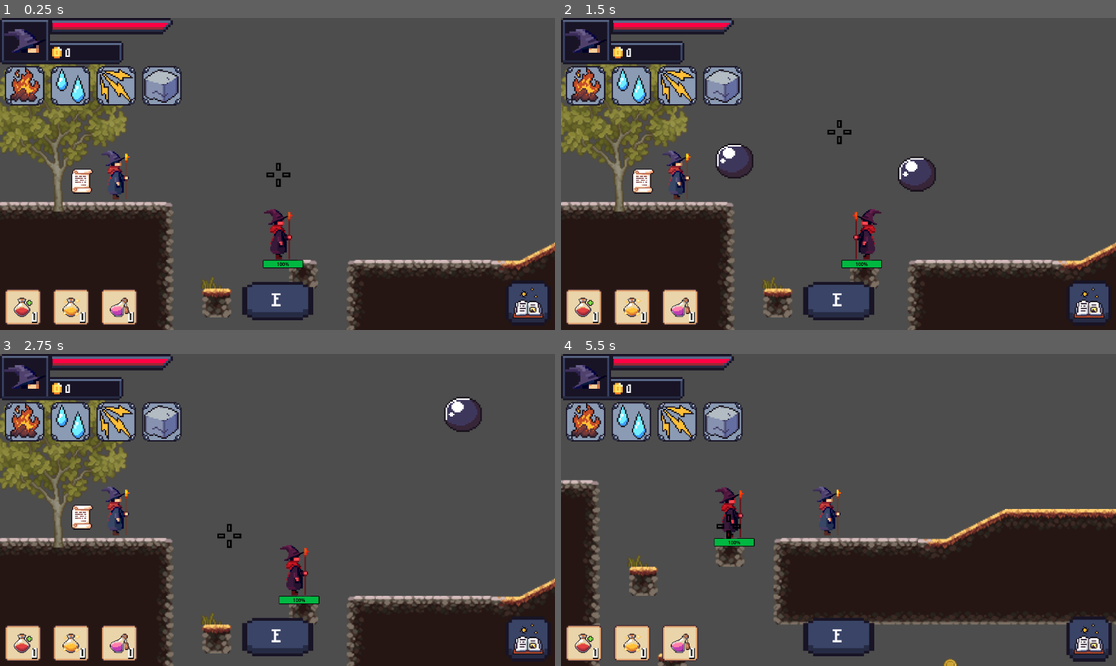
Above: before the commit, frames 1-4 (two rows, left to right).
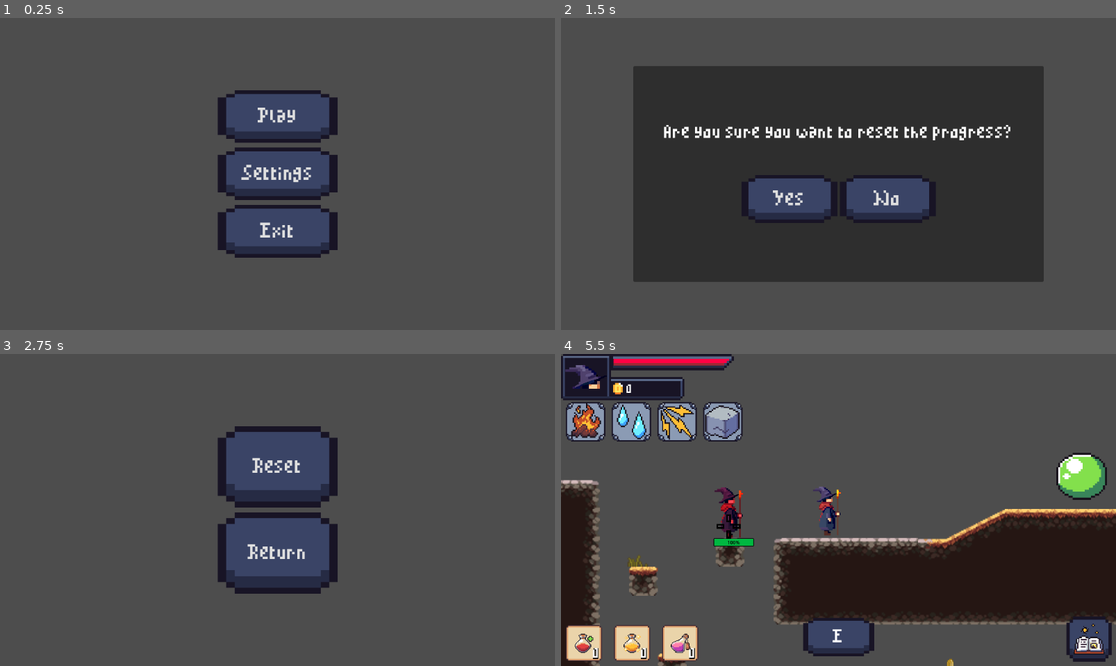
Above: after the commit, the same moments.

Repository: KyattPL/krolestwo-chorona
Game: Godot game, scene res://Scenes/MainMenu/main_menu.tscn
Same seed, same stepped clock (60 frames per second), same inputs: the game is played once before the commit and once after it. Before the commit the project starts from res://Scenes/Level1/level_1.tscn.
Inputs (mouse positions are in pixels of both pictures, inside the frame that each line leads up to):
- Up to frame 1 (0.25 s): no input
- Up to frame 2 (1.5 s): click (838, 174) at 0.5 s, where only the run after the commit has a clickable "Settings"; click (838, 130) at 1.25 s, where only the run after the commit has a clickable "Reset"
- Up to frame 3 (2.75 s): click (227, 534) at 2 s, where only the run after the commit has a clickable "Yes"
- Up to frame 4 (5.5 s): click (838, 553) at 2.75 s, where only the run after the commit has a clickable "Return"; click (838, 453) at 3.5 s, where only the run after the commit has a clickable "Play"; tap Enter (confirm) at 4.25, 4.35, 5.3 s; move the mouse to (960, 494) at 4.27 s; hold Right (move_right) from 4.28 s (still down); tap Space (jump) at 4.52, 5.27 s; tap E (interact) at 4.55, 5.1 s; move the mouse to (727, 525) at 5.02 s

The runs differ from the first frame. In frame 1, 44% of the frame differs, in the area x 0-100%, y 0-100%; in frame 2, 73%; in frame 3, 45%; in frame 4, 1.3%.

Commit message:
Added main menu and game saving/loading

Diff:
--- /dev/null
+++ b/Scenes/ExitDoor/exit_door.gd
@@ -0,0 +1,35 @@
+extends Node2D
+
+
+var isPlayerOn: bool = false
+
+func _process(delta):
+	if Input.is_action_just_pressed("interact") and isPlayerOn:
+		var playerNode = get_node("../PlayerRoot/Player")
+		var lvlNumber = int(get_tree().current_scene.name.right(1)) + 1
+		var saveDict = {
+			"gameLvl": lvlNumber,
+			"coins": playerNode.coins,
+			"healthPotions": playerNode.healthPotions,
+			"speedPotions": playerNode.speedPotions,
+			"cooldownPotions": playerNode.cooldownPotions,
+			"skillPoints": playerNode.skillPoints,
+			"fireLvl": playerNode.fireLvl,
+			"waterLvl": playerNode.waterLvl,
+			"lightningLvl": playerNode.lightningLvl,
+			"earthLvl": playerNode.earthLvl,
+		}
+		var saveGame = FileAccess.open("user://savegame.save", FileAccess.WRITE)
+		saveGame.store_line(JSON.stringify(saveDict))
+		get_tree().change_scene_to_file("res://Scenes/Level" + str(lvlNumber)
+			+ "/level_" + str(lvlNumber) + ".tscn")
+
+func _on_area_2d_body_entered(body):
+	if is_instance_of(body, CharacterBody2D):
+		$ActionTooltip.visible = true
+		isPlayerOn = true
+
+func _on_area_2d_body_exited(body):
+	if is_instance_of(body, CharacterBody2D):
+		$ActionTooltip.visible = false
+		isPlayerOn = false
--- /dev/null
+++ b/Scenes/ExitDoor/exit_door.tscn
@@ -0,0 +1,28 @@
+[gd_scene load_steps=5 format=3 uid="uid://c3aexp56nb5oo"]
+
+[ext_resource type="Script" path="res://Scenes/ExitDoor/exit_door.gd" id="1_plocn"]
+[ext_resource type="PackedScene" uid="uid://7l1x2iutuecr" path="res://Scenes/UI/ActionTooltip/action_tooltip.tscn" id="1_up77x"]
+[ext_resource type="Texture2D" uid="uid://76aj6o6huipu" path="res://Assets/bullets/earthSpell.png" id="2_nra60"]
+
+[sub_resource type="RectangleShape2D" id="RectangleShape2D_ium5p"]
+size = Vector2(44, 83)
+
+[node name="ExitDoor" type="Node2D"]
+script = ExtResource("1_plocn")
+
+[node name="ActionTooltip" parent="." instance=ExtResource("1_up77x")]
+visible = false
+
+[node name="Sprite2D" type="Sprite2D" parent="."]
+z_index = -1
+scale = Vector2(0.164063, 0.164063)
+texture = ExtResource("2_nra60")
+
+[node name="Area2D" type="Area2D" parent="."]
+
+[node name="CollisionShape2D" type="CollisionShape2D" parent="Area2D"]
+position = Vector2(0, -19)
+shape = SubResource("RectangleShape2D_ium5p")
+
+[connection signal="body_entered" from="Area2D" to="." method="_on_area_2d_body_entered"]
+[connection signal="body_exited" from="Area2D" to="." method="_on_area_2d_body_exited"]
--- a/Scenes/Level1/level_1.tscn
+++ b/Scenes/Level1/level_1.tscn
@@ -1,5 +1,6 @@
-[gd_scene load_steps=12 format=3 uid="uid://bdo8hqse5vrkg"]
-
+[gd_scene load_steps=14 format=3 uid="uid://bdo8hqse5vrkg"]
+
+[ext_resource type="Script" path="res://Scripts/load_save.gd" id="1_3n01d"]
 [ext_resource type="Texture2D" uid="uid://fjlvere58nyg" path="res://Assets/tiles/oak_wood/oak_woods_tileset.png" id="1_5s8ed"]
 [ext_resource type="PackedScene" uid="uid://bvnvm63w85654" path="res://Scenes/Coin/coin.tscn" id="2_y2nvd"]
 [ext_resource type="PackedScene" uid="uid://5kd2hrg6rd08" path="res://Scenes/Player/player.tscn" id="3_dj0wq"]
@@ -7,6 +8,7 @@
 [ext_resource type="PackedScene" uid="uid://cdni5b3n7ui7n" path="res://Scenes/Enemy/enemy.tscn" id="6_0uk0x"]
 [ext_resource type="PackedScene" uid="uid://cpymtgbwlju1m" path="res://Scenes/Shop/shop.tscn" id="7_duunm"]
 [ext_resource type="PackedScene" uid="uid://ct6d68mkwg2bq" path="res://Scenes/Scroll/scroll.tscn" id="7_uc64q"]
+[ext_resource type="PackedScene" uid="uid://c3aexp56nb5oo" path="res://Scenes/ExitDoor/exit_door.tscn" id="8_83dra"]
 
 [sub_resource type="TileSetAtlasSource" id="TileSetAtlasSource_8fxjx"]
 texture = ExtResource("1_5s8ed")
@@ -1472,6 +1474,7 @@
 
 [node name="Level1" type="Node2D"]
 position = Vector2(1440, 20)
+script = ExtResource("1_3n01d")
 
 [node name="TileMap" type="TileMap" parent="."]
 tile_set = SubResource("TileSet_jdbc6")
@@ -1517,10 +1520,6 @@
 position = Vector2(-1355, 73)
 scale = Vector2(0.25, 0.25)
 
-[node name="Node" type="Node" parent="."]
-
-[node name="Node2" type="Node" parent="."]
-
 [node name="Scroll" parent="." instance=ExtResource("7_uc64q")]
 position = Vector2(-1372, 103)
 scale = Vector2(0.0799975, 0.0799975)
@@ -1528,6 +1527,9 @@
 [node name="Shop" parent="." instance=ExtResource("7_duunm")]
 position = Vector2(-539, 93)
 scale = Vector2(0.479998, 0.479998)
+
+[node name="ExitDoor" parent="." instance=ExtResource("8_83dra")]
+position = Vector2(-896, 117)
 
 [connection signal="pause_game" from="Scroll" to="PlayerRoot" method="_on_scroll_pause_game"]
 [connection signal="resume_game" from="Scroll" to="PlayerRoot" method="_on_scroll_resume_game"]
--- /dev/null
+++ b/Scenes/Level2/level_2.tscn
@@ -0,0 +1,9 @@
+[gd_scene load_steps=3 format=3 uid="uid://mv0de3g2jq0u"]
+
+[ext_resource type="Script" path="res://Scripts/load_save.gd" id="1_4wne8"]
+[ext_resource type="PackedScene" uid="uid://5kd2hrg6rd08" path="res://Scenes/Player/player.tscn" id="2_liq2e"]
+
+[node name="Level2" type="Node2D"]
+script = ExtResource("1_4wne8")
+
+[node name="PlayerRoot" parent="." instance=ExtResource("2_liq2e")]
--- /dev/null
+++ b/Scenes/MainMenu/main_menu.gd
@@ -0,0 +1,42 @@
+extends Control
+
+
+func _on_play_button_pressed():
+	if not FileAccess.file_exists("user://savegame.save"):
+		get_tree().change_scene_to_file("res://Scenes/Level1/level_1.tscn")
+	else:
+		var restoredSave = FileAccess.open("user://savegame.save", FileAccess.READ)
+		var jsonData = restoredSave.get_line()
+		var json = JSON.new()
+		var parsedJson = json.parse(jsonData)
+		if not parsedJson == OK:
+			print("JSON PARSE ERROR: ", json.get_error_message())
+
+		var data = json.get_data()
+		var currentLvl = data['gameLvl']
+		get_tree().change_scene_to_file("res://Scenes/Level" + str(currentLvl)
+			+ "/level_" + str(currentLvl) + ".tscn")
+
+func _on_settings_button_pressed():
+	$MarginButtonsContainer.visible = false
+	$MarginSettingsContainer.visible = true
+
+func _on_exit_button_pressed():
+	get_tree().quit()
+
+func _on_return_button_pressed():
+	$MarginSettingsContainer.visible = false
+	$MarginButtonsContainer.visible = true
+
+func _on_reset_button_pressed():
+	$MarginSettingsContainer.visible = false
+	$MarginResetContainer.visible = true
+
+func _on_reset_cancel_button_pressed():
+	$MarginSettingsContainer.visible = true
+	$MarginResetContainer.visible = false
+
+func _on_reset_confirm_button_pressed():
+	DirAccess.remove_absolute("user://savegame.save")
+	$MarginSettingsContainer.visible = true
+	$MarginResetContainer.visible = false
--- /dev/null
+++ b/Scenes/MainMenu/main_menu.tscn
@@ -0,0 +1,282 @@
+[gd_scene load_steps=33 format=3 uid="uid://sd12hw0ov5xb"]
+
+[ext_resource type="Script" path="res://Scenes/MainMenu/main_menu.gd" id="1_k3mho"]
+[ext_resource type="FontFile" uid="uid://dabu02j6atprm" path="res://Assets/fonts/MinimalPixel v2.ttf" id="1_xr5hq"]
+[ext_resource type="Texture2D" uid="uid://p32xqg05l07s" path="res://Assets/button/button_bg.png" id="2_tglln"]
+[ext_resource type="Texture2D" uid="uid://c7ltuw4cgptp1" path="res://Assets/button/button_pressed.png" id="3_r7gf1"]
+
+[sub_resource type="StyleBoxTexture" id="StyleBoxTexture_cmy3i"]
+texture = ExtResource("2_tglln")
+
+[sub_resource type="StyleBoxTexture" id="StyleBoxTexture_fxk7n"]
+texture = ExtResource("2_tglln")
+modulate_color = Color(0.666667, 0.666667, 0.666667, 1)
+
+[sub_resource type="StyleBoxTexture" id="StyleBoxTexture_ei2we"]
+texture = ExtResource("3_r7gf1")
+
+[sub_resource type="StyleBoxEmpty" id="StyleBoxEmpty_bo8e8"]
+
+[sub_resource type="StyleBoxTexture" id="StyleBoxTexture_kcgdg"]
+texture = ExtResource("2_tglln")
+
+[sub_resource type="StyleBoxTexture" id="StyleBoxTexture_3j16j"]
+texture = ExtResource("2_tglln")
+modulate_color = Color(0.666667, 0.666667, 0.666667, 1)
+
+[sub_resource type="StyleBoxTexture" id="StyleBoxTexture_ylfgx"]
+texture = ExtResource("3_r7gf1")
+
+[sub_resource type="StyleBoxEmpty" id="StyleBoxEmpty_t7lch"]
+
+[sub_resource type="StyleBoxTexture" id="StyleBoxTexture_qd6x7"]
+texture = ExtResource("2_tglln")
+
+[sub_resource type="StyleBoxTexture" id="StyleBoxTexture_1xj14"]
+texture = ExtResource("2_tglln")
+modulate_color = Color(0.666667, 0.666667, 0.666667, 1)
+
+[sub_resource type="StyleBoxTexture" id="StyleBoxTexture_wbii1"]
+texture = ExtResource("3_r7gf1")
+
+[sub_resource type="StyleBoxEmpty" id="StyleBoxEmpty_2yeet"]
+
+[sub_resource type="StyleBoxTexture" id="StyleBoxTexture_eo3vc"]
+texture = ExtResource("2_tglln")
+
+[sub_resource type="StyleBoxTexture" id="StyleBoxTexture_6nnam"]
+texture = ExtResource("2_tglln")
+modulate_color = Color(0.666667, 0.666667, 0.666667, 1)
+
+[sub_resource type="StyleBoxTexture" id="StyleBoxTexture_bdjpa"]
+texture = ExtResource("3_r7gf1")
+
+[sub_resource type="StyleBoxEmpty" id="StyleBoxEmpty_ny1ie"]
+
+[sub_resource type="StyleBoxTexture" id="StyleBoxTexture_6qqo8"]
+texture = ExtResource("2_tglln")
+
+[sub_resource type="StyleBoxTexture" id="StyleBoxTexture_sdpf7"]
+texture = ExtResource("2_tglln")
+modulate_color = Color(0.666667, 0.666667, 0.666667, 1)
+
+[sub_resource type="StyleBoxTexture" id="StyleBoxTexture_y1fjs"]
+texture = ExtResource("3_r7gf1")
+
+[sub_resource type="StyleBoxEmpty" id="StyleBoxEmpty_00jbc"]
+
+[sub_resource type="StyleBoxTexture" id="StyleBoxTexture_ckesf"]
+texture = ExtResource("2_tglln")
+
+[sub_resource type="StyleBoxTexture" id="StyleBoxTexture_6a0xe"]
+texture = ExtResource("2_tglln")
+modulate_color = Color(0.666667, 0.666667, 0.666667, 1)
+
+[sub_resource type="StyleBoxTexture" id="StyleBoxTexture_g6orh"]
+texture = ExtResource("3_r7gf1")
+
+[sub_resource type="StyleBoxEmpty" id="StyleBoxEmpty_h3nqk"]
+
+[sub_resource type="StyleBoxTexture" id="StyleBoxTexture_53inr"]
+texture = ExtResource("2_tglln")
+
+[sub_resource type="StyleBoxTexture" id="StyleBoxTexture_786wa"]
+texture = ExtResource("2_tglln")
+modulate_color = Color(0.666667, 0.666667, 0.666667, 1)
+
+[sub_resource type="StyleBoxTexture" id="StyleBoxTexture_8s5ws"]
+texture = ExtResource("3_r7gf1")
+
+[sub_resource type="StyleBoxEmpty" id="StyleBoxEmpty_udlm2"]
+
+[node name="MainMenu" type="Control"]
+layout_mode = 3
+anchors_preset = 15
+anchor_right = 1.0
+anchor_bottom = 1.0
+grow_horizontal = 2
+grow_vertical = 2
+script = ExtResource("1_k3mho")
+
+[node name="MenuBg" type="TextureRect" parent="."]
+layout_mode = 1
+anchors_preset = 15
+anchor_right = 1.0
+anchor_bottom = 1.0
+grow_horizontal = 2
+grow_vertical = 2
+
+[node name="MarginButtonsContainer" type="MarginContainer" parent="."]
+layout_mode = 1
+anchors_preset = 15
+anchor_right = 1.0
+anchor_bottom = 1.0
+grow_horizontal = 2
+grow_vertical = 2
+theme_override_constants/margin_left = 150
+theme_override_constants/margin_top = 150
+theme_override_constants/margin_right = 150
+theme_override_constants/margin_bottom = 150
+
+[node name="ButtonsContainer" type="VBoxContainer" parent="MarginButtonsContainer"]
+layout_mode = 2
+theme_override_constants/separation = 10
+alignment = 1
+
+[node name="PlayButton" type="Button" parent="MarginButtonsContainer/ButtonsContainer"]
+custom_minimum_size = Vector2(250, 0)
+layout_mode = 2
+size_flags_horizontal = 4
+size_flags_vertical = 3
+focus_mode = 0
+theme_override_fonts/font = ExtResource("1_xr5hq")
+theme_override_font_sizes/font_size = 36
+theme_override_styles/normal = SubResource("StyleBoxTexture_cmy3i")
+theme_override_styles/hover = SubResource("StyleBoxTexture_fxk7n")
+theme_override_styles/pressed = SubResource("StyleBoxTexture_ei2we")
+theme_override_styles/focus = SubResource("StyleBoxEmpty_bo8e8")
+text = "Play"
+
+[node name="SettingsButton" type="Button" parent="MarginButtonsContainer/ButtonsContainer"]
+custom_minimum_size = Vector2(250, 0)
+layout_mode = 2
+size_flags_horizontal = 4
+size_flags_vertical = 3
+focus_mode = 0
+theme_override_fonts/font = ExtResource("1_xr5hq")
+theme_override_font_sizes/font_size = 36
+theme_override_styles/normal = SubResource("StyleBoxTexture_kcgdg")
+theme_override_styles/hover = SubResource("StyleBoxTexture_3j16j")
+theme_override_styles/pressed = SubResource("StyleBoxTexture_ylfgx")
+theme_override_styles/focus = SubResource("StyleBoxEmpty_t7lch")
+text = "Settings"
+
+[node name="ExitButton" type="Button" parent="MarginButtonsContainer/ButtonsContainer"]
+custom_minimum_size = Vector2(250, 0)
+layout_mode = 2
+size_flags_horizontal = 4
+size_flags_vertical = 3
+focus_mode = 0
+theme_override_fonts/font = ExtResource("1_xr5hq")
+theme_override_font_sizes/font_size = 36
+theme_override_styles/normal = SubResource("StyleBoxTexture_qd6x7")
+theme_override_styles/hover = SubResource("StyleBoxTexture_1xj14")
+theme_override_styles/pressed = SubResource("StyleBoxTexture_wbii1")
+theme_override_styles/focus = SubResource("StyleBoxEmpty_2yeet")
+text = "Exit"
+
+[node name="MarginSettingsContainer" type="MarginContainer" parent="."]
+visible = false
+layout_mode = 1
+anchors_preset = 15
+anchor_right = 1.0
+anchor_bottom = 1.0
+grow_horizontal = 2
+grow_vertical = 2
+theme_override_constants/margin_left = 150
+theme_override_constants/margin_top = 150
+theme_override_constants/margin_right = 150
+theme_override_constants/margin_bottom = 150
+
+[node name="SettingsContainer" type="VBoxContainer" parent="MarginSettingsContainer"]
+layout_mode = 2
+theme_override_constants/separation = 10
+alignment = 1
+
+[node name="ResetButton" type="Button" parent="MarginSettingsContainer/SettingsContainer"]
+custom_minimum_size = Vector2(250, 0)
+layout_mode = 2
+size_flags_horizontal = 4
+size_flags_vertical = 3
+focus_mode = 0
+theme_override_fonts/font = ExtResource("1_xr5hq")
+theme_override_font_sizes/font_size = 36
+theme_override_styles/normal = SubResource("StyleBoxTexture_eo3vc")
+theme_override_styles/hover = SubResource("StyleBoxTexture_6nnam")
+theme_override_styles/pressed = SubResource("StyleBoxTexture_bdjpa")
+theme_override_styles/focus = SubResource("StyleBoxEmpty_ny1ie")
+text = "Reset"
+
+[node name="ReturnButton" type="Button" parent="MarginSettingsContainer/SettingsContainer"]
+custom_minimum_size = Vector2(250, 0)
+layout_mode = 2
+size_flags_horizontal = 4
+size_flags_vertical = 3
+focus_mode = 0
+theme_override_fonts/font = ExtResource("1_xr5hq")
+theme_override_font_sizes/font_size = 36
+theme_override_styles/normal = SubResource("StyleBoxTexture_6qqo8")
+theme_override_styles/hover = SubResource("StyleBoxTexture_sdpf7")
+theme_override_styles/pressed = SubResource("StyleBoxTexture_y1fjs")
+theme_override_styles/focus = SubResource("StyleBoxEmpty_00jbc")
+text = "Return"
+
+[node name="MarginResetContainer" type="MarginContainer" parent="."]
+visible = false
+layout_mode = 1
+anchors_preset = 15
+anchor_right = 1.0
+anchor_bottom = 1.0
+grow_horizontal = 2
+grow_vertical = 2
+theme_override_constants/margin_left = 150
+theme_override_constants/margin_top = 100
+theme_override_constants/margin_right = 150
+theme_override_constants/margin_bottom = 100
+
+[node name="ResetProgressPanel" type="Panel" parent="MarginResetContainer"]
+layout_mode = 2
+
+[node name="ResetVerticalContainer" type="VBoxContainer" parent="MarginResetContainer/ResetProgressPanel"]
+layout_mode = 1
+anchors_preset = 15
+anchor_right = 1.0
+anchor_bottom = 1.0
+grow_horizontal = 2
+grow_vertical = 2
+alignment = 1
+
+[node name="ResetProgressText" type="RichTextLabel" parent="MarginResetContainer/ResetProgressPanel/ResetVerticalContainer"]
+custom_minimum_size = Vector2(0, 100)
+layout_mode = 2
+theme_override_fonts/normal_font = ExtResource("1_xr5hq")
+theme_override_font_sizes/normal_font_size = 32
+bbcode_enabled = true
+text = "[center]Are you sure you want to reset the progress?[/center]"
+
+[node name="ResetButtonsContainer" type="HBoxContainer" parent="MarginResetContainer/ResetProgressPanel/ResetVerticalContainer"]
+layout_mode = 2
+size_flags_vertical = 4
+alignment = 1
+
+[node name="ResetConfirmButton" type="Button" parent="MarginResetContainer/ResetProgressPanel/ResetVerticalContainer/ResetButtonsContainer"]
+custom_minimum_size = Vector2(200, 100)
+layout_mode = 2
+focus_mode = 0
+theme_override_fonts/font = ExtResource("1_xr5hq")
+theme_override_font_sizes/font_size = 36
+theme_override_styles/normal = SubResource("StyleBoxTexture_ckesf")
+theme_override_styles/hover = SubResource("StyleBoxTexture_6a0xe")
+theme_override_styles/pressed = SubResource("StyleBoxTexture_g6orh")
+theme_override_styles/focus = SubResource("StyleBoxEmpty_h3nqk")
+text = "Yes"
+
+[node name="ResetCancelButton" type="Button" parent="MarginResetContainer/ResetProgressPanel/ResetVerticalContainer/ResetButtonsContainer"]
+custom_minimum_size = Vector2(200, 100)
+layout_mode = 2
+focus_mode = 0
+theme_override_fonts/font = ExtResource("1_xr5hq")
+theme_override_font_sizes/font_size = 36
+theme_override_styles/normal = SubResource("StyleBoxTexture_53inr")
+theme_override_styles/hover = SubResource("StyleBoxTexture_786wa")
+theme_override_styles/pressed = SubResource("StyleBoxTexture_8s5ws")
+theme_override_styles/focus = SubResource("StyleBoxEmpty_udlm2")
+text = "No"
+
+[connection signal="pressed" from="MarginButtonsContainer/ButtonsContainer/PlayButton" to="." method="_on_play_button_pressed"]
+[connection signal="pressed" from="MarginButtonsContainer/ButtonsContainer/SettingsButton" to="." method="_on_settings_button_pressed"]
+[connection signal="pressed" from="MarginButtonsContainer/ButtonsContainer/ExitButton" to="." method="_on_exit_button_pressed"]
+[connection signal="pressed" from="MarginSettingsContainer/SettingsContainer/ResetButton" to="." method="_on_reset_button_pressed"]
+[connection signal="pressed" from="MarginSettingsContainer/SettingsContainer/ReturnButton" to="." method="_on_return_button_pressed"]
+[connection signal="pressed" from="MarginResetContainer/ResetProgressPanel/ResetVerticalContainer/ResetButtonsContainer/ResetConfirmButton" to="." method="_on_reset_confirm_button_pressed"]
+[connection signal="pressed" from="MarginResetContainer/ResetProgressPanel/ResetVerticalContainer/ResetButtonsContainer/ResetCancelButton" to="." method="_on_reset_cancel_button_pressed"]
--- /dev/null
+++ b/Scripts/load_save.gd
@@ -0,0 +1,27 @@
+extends Node
+
+
+func _ready():
+	if not FileAccess.file_exists("user://savegame.save"):
+		return
+	else:
+		var restoredSave = FileAccess.open("user://savegame.save", FileAccess.READ)
+		var jsonData = restoredSave.get_line()
+		var json = JSON.new()
+		var parsedJson = json.parse(jsonData)
+		if not parsedJson == OK:
+			print("JSON PARSE ERROR: ", json.get_error_message())
+
+		var data = json.get_data()
+
+		var playerObj = get_node("PlayerRoot/Player")
+
+		playerObj.coins = int(data['coins'])
+		playerObj.healthPotions = int(data['healthPotions'])
+		playerObj.speedPotions = int(data['speedPotions'])
+		playerObj.cooldownPotions = int(data['cooldownPotions'])
+		playerObj.skillPoints = int(data['skillPoints'])
+		playerObj.fireLvl = int(data['fireLvl'])
+		playerObj.waterLvl = int(data['waterLvl'])
+		playerObj.lightningLvl = int(data['lightningLvl'])
+		playerObj.earthLvl = int(data['earthLvl'])
--- a/project.godot
+++ b/project.godot
@@ -11,7 +11,7 @@
 [application]
 
 config/name="Królestwo Chorona"
-run/main_scene="res://Scenes/Level1/level_1.tscn"
+run/main_scene="res://Scenes/MainMenu/main_menu.tscn"
 config/features=PackedStringArray("4.0", "GL Compatibility")
 config/icon="res://icon.svg"
 
